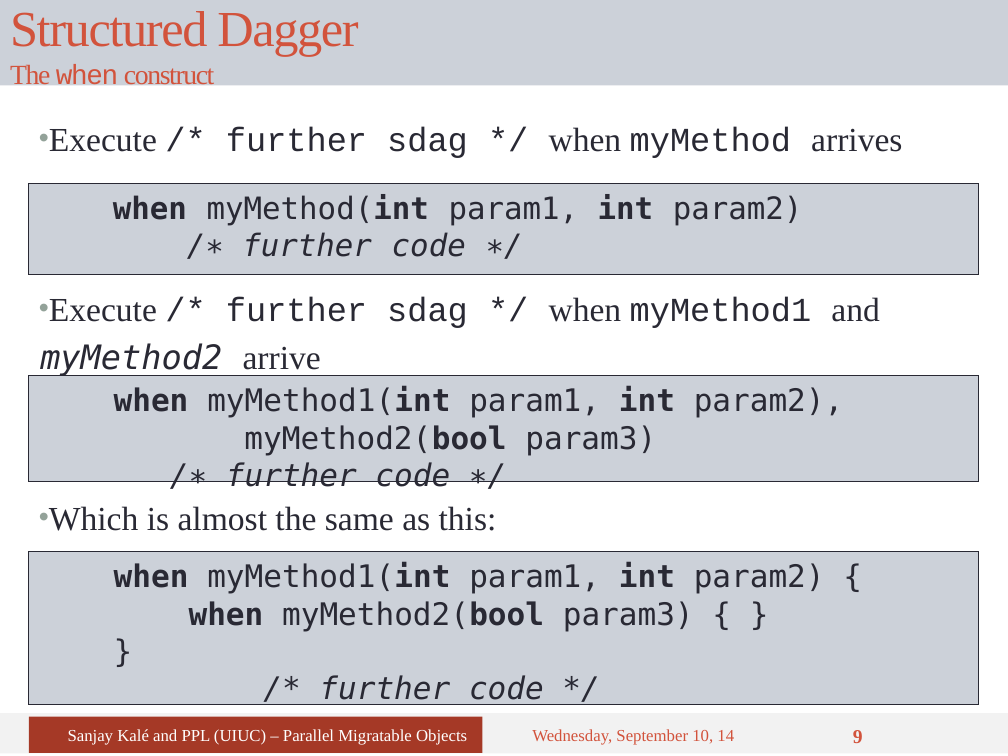
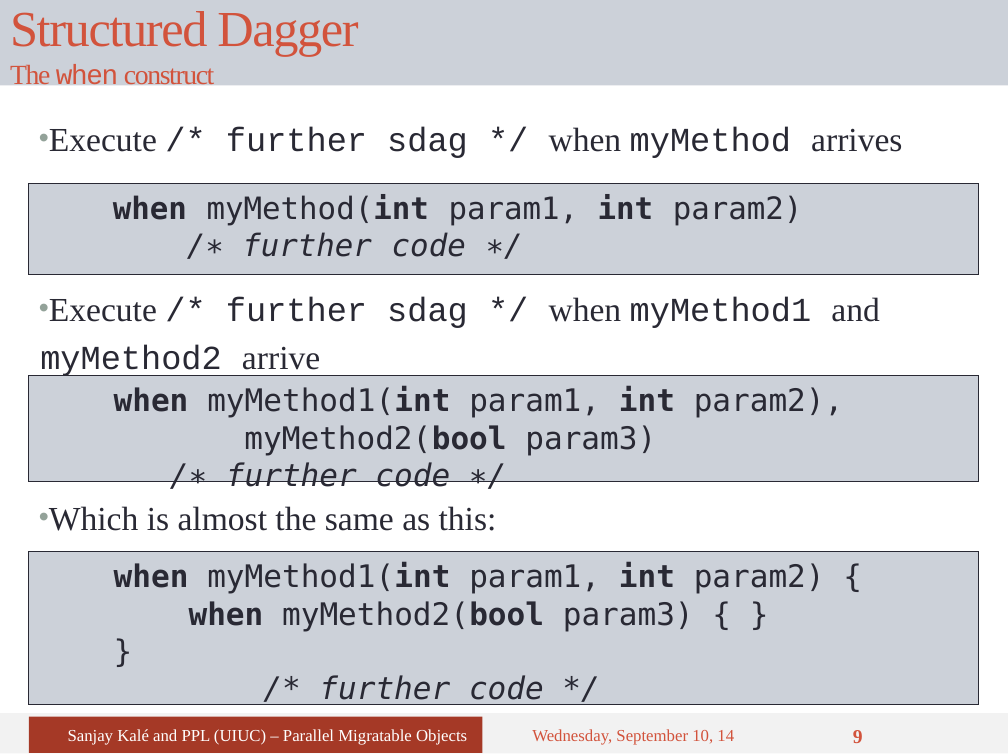
Before and after one commit to UIUC-PPL/charm_tutorial, a slide deck: slide 9 of tutorial-07-sdag.pptx. Drawn at 1008x756 pixels with LibreOffice and Linux fonts; fonts in the diff are those of the drawing. Boxes give left, top, right and bottom in pixels: in the first picture for what was removed or moved away, otherwise in the second. Text is boxed around its words. In the diff, an @@ line names an element or a change of style, - is before the commit and + after.

Commit message:
Fix spacing, fonts, quotes, and do some general code cleanup

```diff
--- a/tutorial-07-sdag.pptx
+++ b/tutorial-07-sdag.pptx
@@ text "Execute /* further sdag */ ..." at (x1=40, y1=296, x2=880, y2=379): font DejaVu Sans Mono to Courier New, italic off in "myMethod2" @@
```
Also in this commit, not shown: 14 other slides changed.
